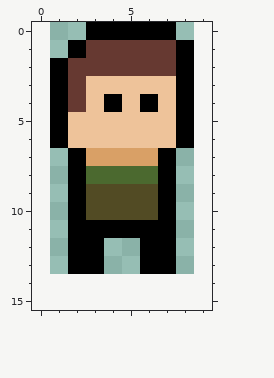
One commit to this pixel-art file: art/player.aseprite. Above is the file before it was changed.
8x14 pixels, 1 frame. The old version is drawn lined up with the new one, on the new canvas.
Once edited:
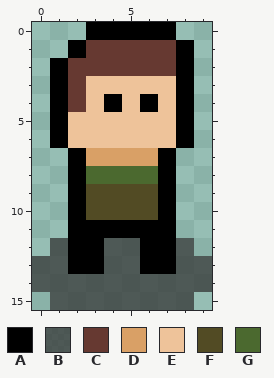
Palette (. is transparent): A #000000  B #323232b8  C #663931  D #d9a066  E #eec39a  F #524b24  G #4b692f
Change:
canvas 8x14 -> 10x16, the old top-left corner now at 1,0
@@ x 0..9 @@
 11 ..AAAAAA..
-12 ..AA..AA..
-13 ..AA..AA..
-14 ..........
-15 ..........
+12 .BAABBAAB.
+13 BBAABBAABB
+14 BBBBBBBBBB
+15 .BBBBBBBB.
Where, in picture pixels (left, top, right, bottom), the same in both pictures:
added: (32, 238, 212, 310)
